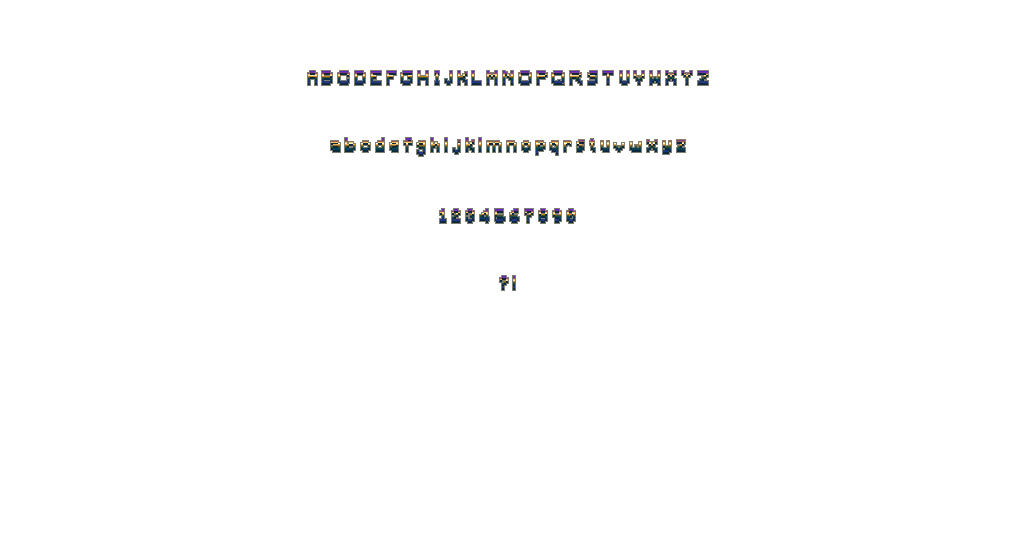
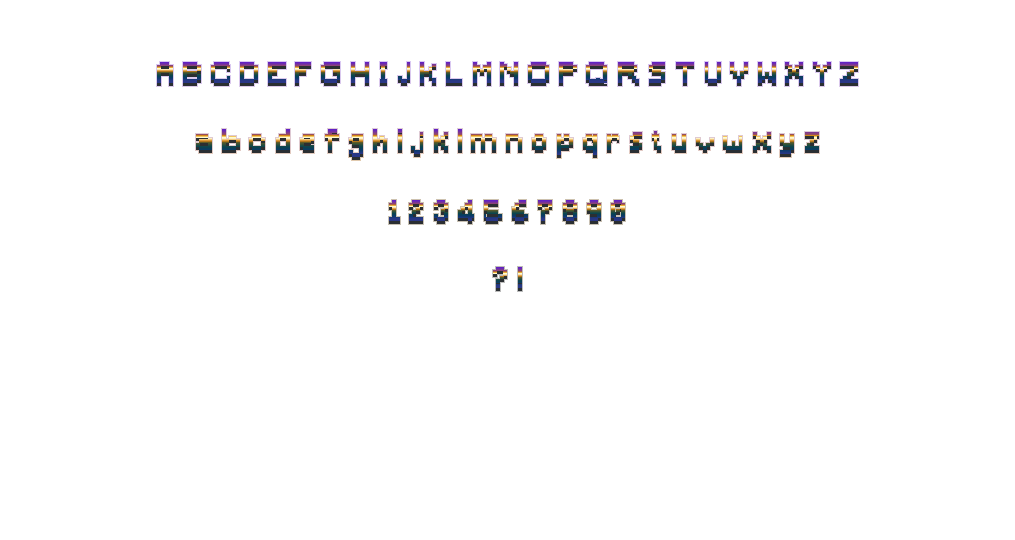
Two versions of the same layered image (1015x540). Layer-by-layer changes:
painted on "?!" (1st of 2, in "Menu Font" › "Font") over [493, 267, 522, 288]
painted on "1234567890" (1st of 2, in "Menu Font" › "Font") over [389, 200, 625, 221]
painted on "abcdefghijklmnopqrstuvwxyz" (1st of 2, in "Menu Font" › "Font") over [196, 129, 819, 157]
painted on "ABCDEFGHIJKLMNOPQRSTUVWXYZ" (1st of 2, in "Menu Font" › "Font") over [157, 62, 858, 83]
removed group "FontShadow" (in "Menu Font") (6 layers) from group "Menu Font" over [308, 73, 708, 290]
removed layer "?!" (2nd of 3, in "Menu Font" › "FontShadow") from group "FontShadow" over [500, 278, 515, 290]
removed layer "1234567890" (2nd of 3, in "Menu Font" › "FontShadow") from group "FontShadow" over [440, 211, 575, 223]
removed layer "abcdefghijklmnopqrstuvwxyz" (2nd of 3, in "Menu Font" › "FontShadow") from group "FontShadow" over [331, 140, 685, 156]
removed layer "ABCDEFGHIJKLMNOPQRSTUVWXYZ" (2nd of 3, in "Menu Font" › "FontShadow") from group "FontShadow" over [308, 73, 708, 85]
added layer "FontShadow" (in "Menu Font") in group "Menu Font" over [157, 65, 858, 291]
renamed "Layer 3" to "Strock", painted on it over [156, 61, 859, 292]
